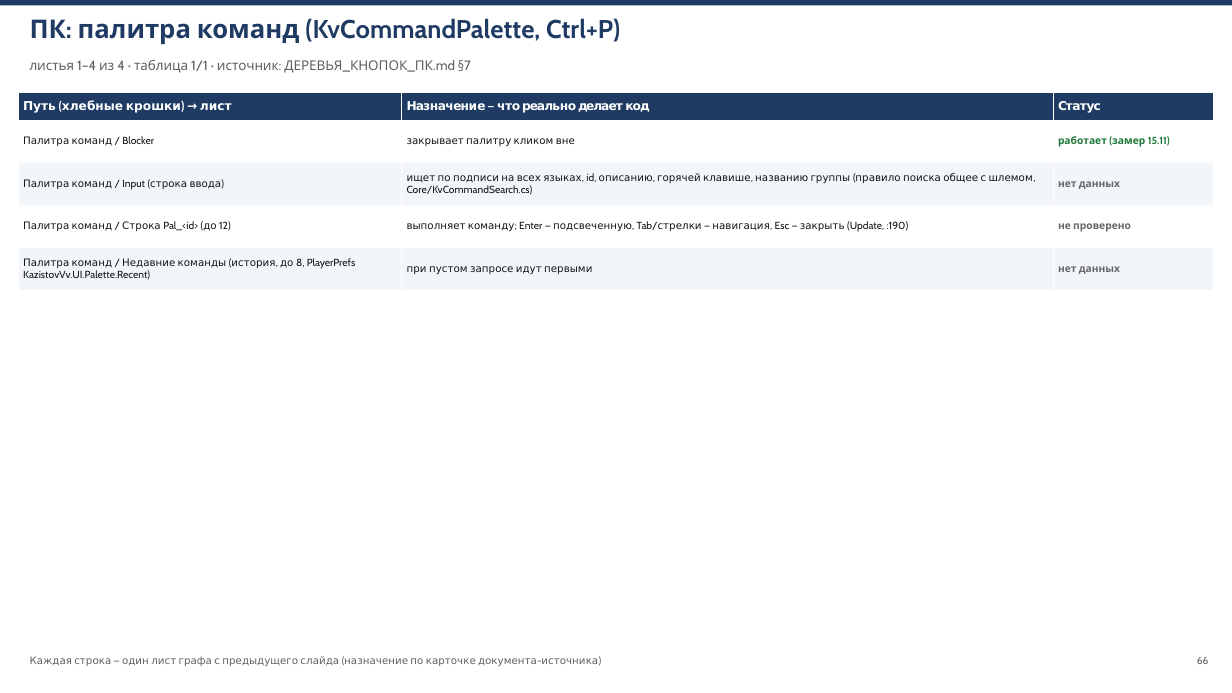
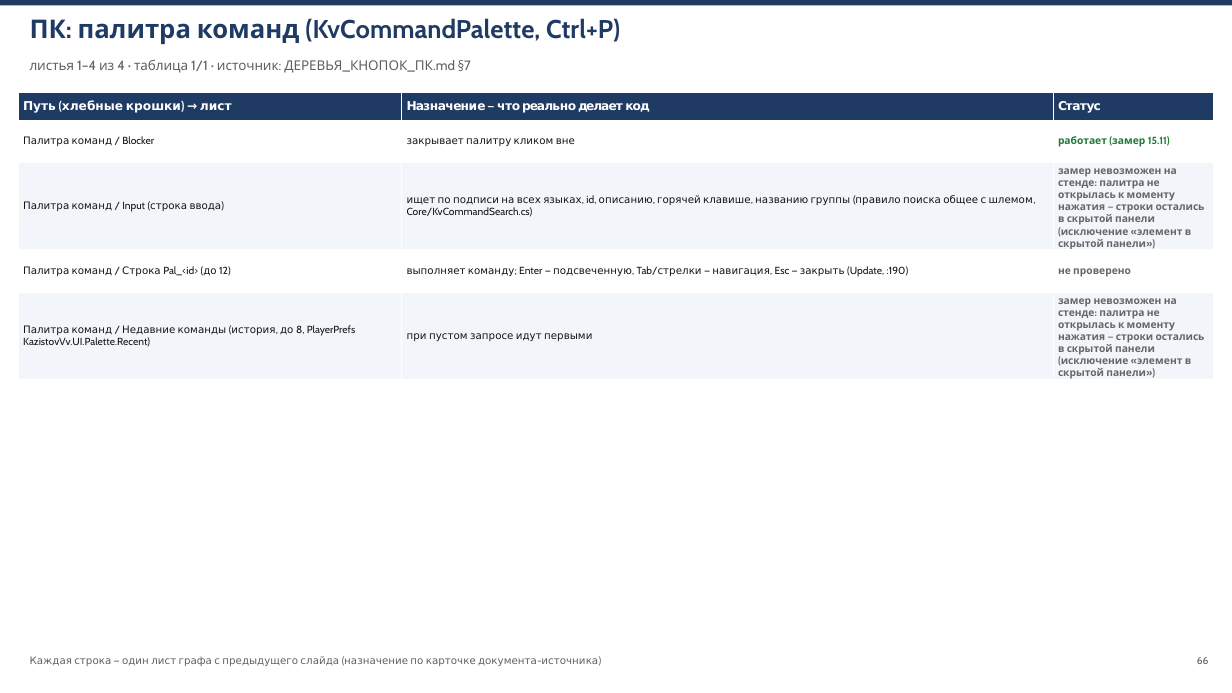
Before and after one commit to V1iktorK/KazistovVv, a slide deck: slide 66 of Docs/КОНСПЕКТ_КНОПОК.pptx. Drawn at 1232x693 pixels with LibreOffice and Linux fonts; fonts in the diff are those of the drawing. Boxes give left, top, right and bottom in pixels: in the first picture for what was removed or moved away, otherwise in the second. Text is boxed around its words. In the diff, an @@ line names an element or a change of style, - is before the commit and + after.

Commit message:
кампания «каждый листочек путеводителя закрыт», волна 4 (документы): 22 листа закрыты (13 замером самопрогона 17.11 — AR 454 элемента/0 провалов, VR+MR 17.11, MR-чистое состояние; 9 тестами), 60 получили честную причину «замер невозможен на стенде» (+1 частично), снято с CSV, осталось 273

```diff
--- a/Docs/КОНСПЕКТ_КНОПОК.pptx
+++ b/Docs/КОНСПЕКТ_КНОПОК.pptx
@@ table at (x1=18, y1=92, x2=1214, y2=383) @@
-row 3, column 3: нет данных
+row 3, column 3: замер невозможен на стенде: палитра не открылась к моменту нажатия — строки остались в скрытой панели (исключение «элемент в скрытой панели»)
-row 5, column 3: нет данных
+row 5, column 3: замер невозможен на стенде: палитра не открылась к моменту нажатия — строки остались в скрытой панели (исключение «элемент в скрытой панели»)
```
Also in this commit, not shown: 19 other slides changed, 1 other file.
